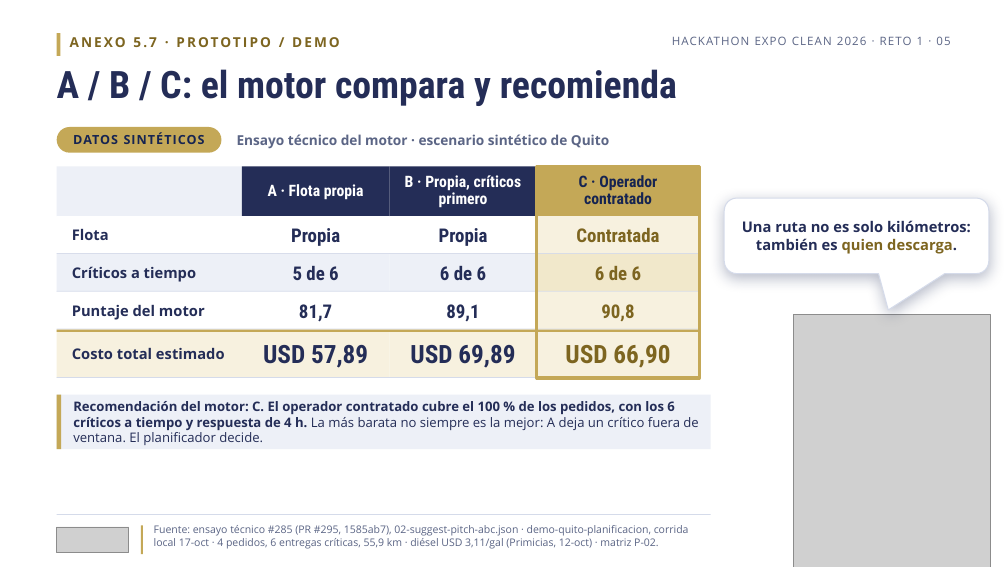
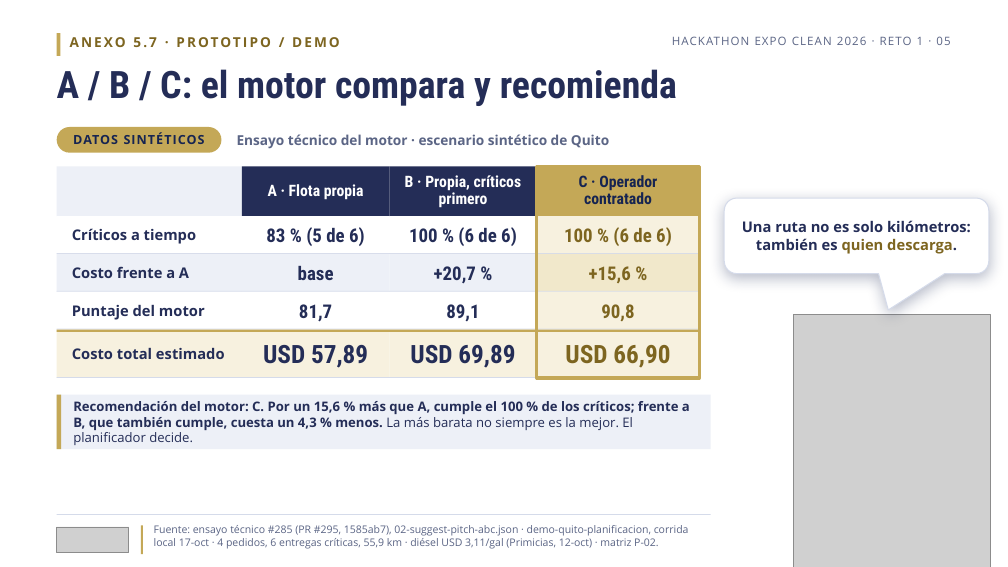
Before and after one commit to bryancito1090/istpetdev-platform, a slide deck: slide 5 of docs/specs/006-validacion-pitch-entrega/materiales/pitch-v3.pptx. Drawn at 1008x567 pixels with LibreOffice and Linux fonts; fonts in the diff are those of the drawing; grey boxes stand for pictures. Boxes give left, top, right and bottom in pixels: in the first picture for what was removed or moved away, otherwise in the second. Text is boxed around its words. In the diff, an @@ line names an element or a change of style, - is before the commit and + after.

```diff
--- a/docs/specs/006-validacion-pitch-entrega/materiales/pitch-v3.pptx
+++ b/docs/specs/006-validacion-pitch-entrega/materiales/pitch-v3.pptx
@@ text "Críticos a tiempo": place and size @@
-text "Críticos a tiempo" at [72, 266, 196, 282]
+text "Críticos a tiempo" at [72, 228, 196, 244]
@@ text removed at [72, 229, 109, 240] @@
-Flota
@@ text at [266, 227, 365, 246]: text changed @@
-Propia
+83 % (5 de 6)
@@ text at [409, 227, 517, 246]: text changed @@
-Propia
+100 % (6 de 6)
@@ text at [564, 227, 672, 246]: text changed @@
-Contratada
+100 % (6 de 6)
@@ text added at [72, 266, 189, 278], 14 pt, text #242D57, bold @@
+Costo frente a A
@@ text at [298, 266, 334, 280]: text changed @@
-5 de 6
+base
@@ text at [434, 266, 476, 284]: text changed @@
-6 de 6
++20,7 %
@@ text at [589, 266, 631, 283]: text changed @@
-6 de 6
++15,6 %
@@ text at [73, 401, 690, 445]: text changed @@
-Recomendación del motor: C. El operador contratado cubre el 100 % de los pedidos, con los 6 críticos a tiempo y respuesta de 4 h. La más barata no siempre es la mejor: A deja un crítico fuera de ventana. El planificador decide.
+Recomendación del motor: C. Por un 15,6 % más que A, cumple el 100 % de los críticos; frente a B, que también cumple, cuesta un 4,3 % menos. La más barata no siempre es la mejor. El planificador decide.
```
Also in this commit, not shown: 6 other files.
